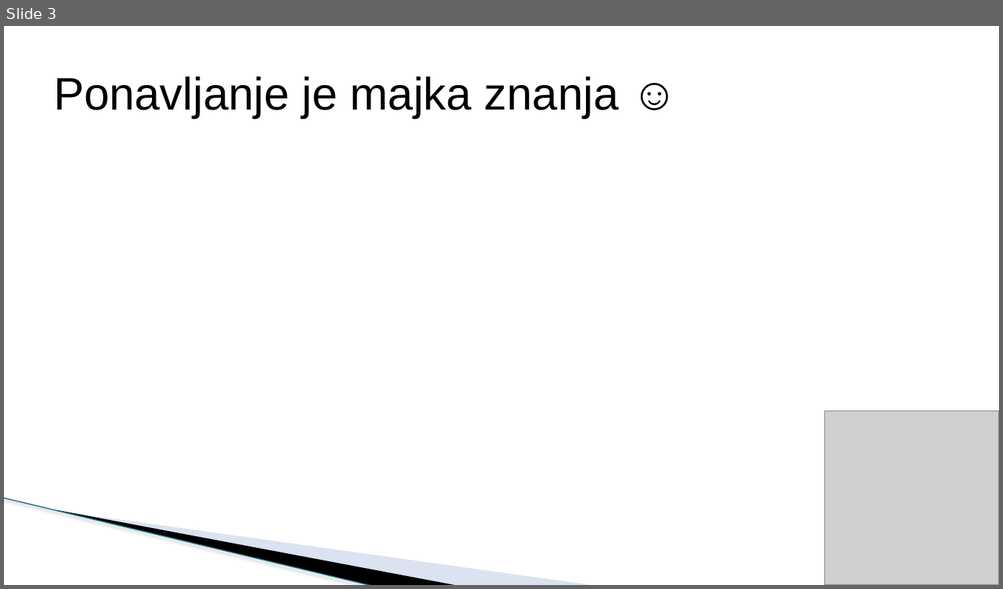
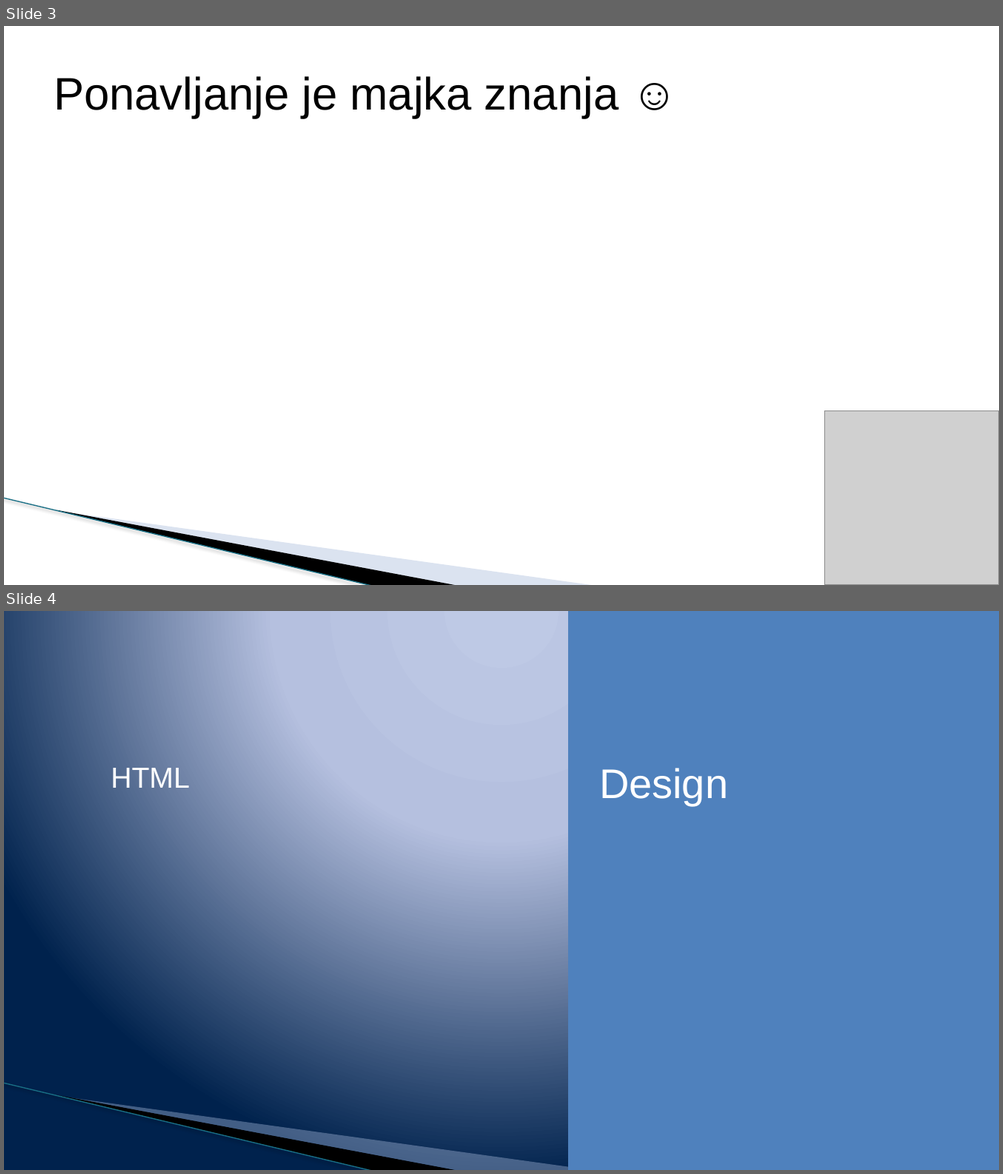
Before and after one commit to todalexcode/kurs-front-end, a slide deck: sesija-32/PPT/Front-End Developer-32.pptx. Shown one above the other, each under a label of ours: slide 3 before the commit, slides 3 and 4 after it. The pictures are 1003x589 and 1003x1174 pixels, drawn with LibreOffice and Linux fonts; fonts in the diff are those of the drawing; grey boxes stand for pictures; background and template pictures are left out. Boxes give left, top, right and bottom in pixels: in the first picture for what was removed or moved away, otherwise in the second. Text is boxed around its words. In the diff, an @@ line names an element or a change of style, - is before the commit and + after.

```diff
--- a/sesija-32/PPT/Front-End Developer-32.pptx
+++ b/sesija-32/PPT/Front-End Developer-32.pptx
@@ slide 4 added at [4, 611, 999, 1170], background gradient #BFC9E5 to #B5C0E0 to #00234D; not listed: 3 template elements that a slide beside it also shows @@
@@ rectangle added at [568, 611, 999, 1170], fill #4F81BD @@
@@ text added at [111, 768, 190, 788], 28 pt, text #FFFFFF @@
+HTML
@@ text added at [599, 768, 728, 806], 40 pt, text #FFFFFF @@
+Design
```
Also in this commit, not shown: 1 slide changed, 1 other slide added, 1 slide removed, 8 other files.
